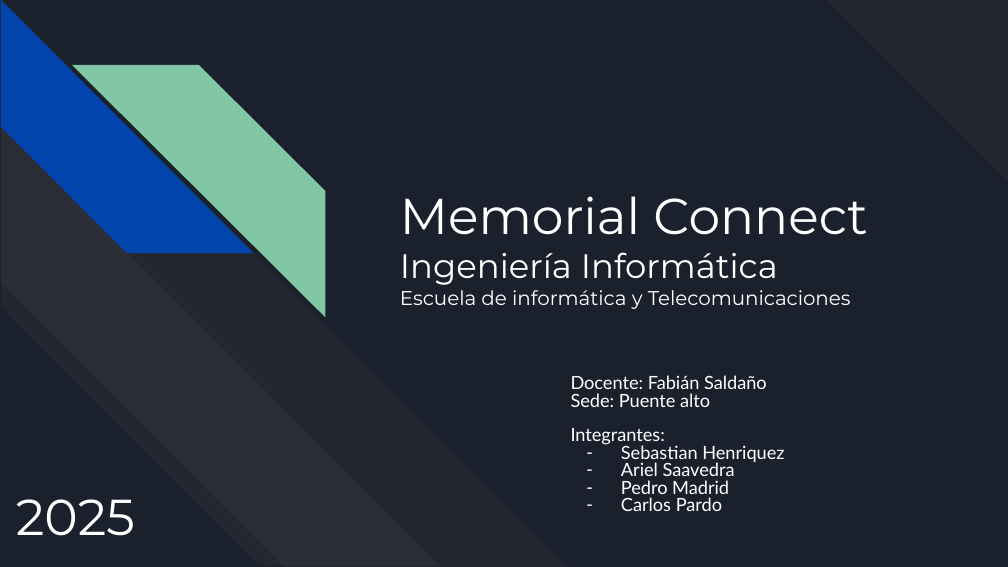
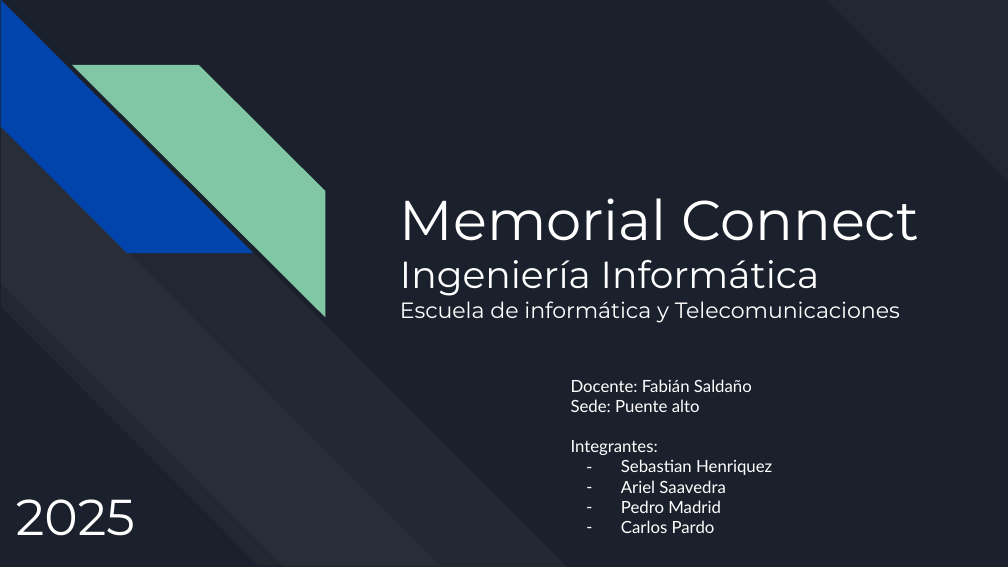
Before and after one commit to Carlos-Pardo-B/GRUPO_1_-Henriquez_Saavedra_Madrid_Pardo, a slide deck: slide 1 of Fase 1/Evidencias Grupales/Presentación Proyecto.pptx. Drawn at 1008x567 pixels with LibreOffice and Linux fonts; fonts in the diff are those of the drawing. Boxes give left, top, right and bottom in pixels: in the first picture for what was removed or moved away, otherwise in the second. Text is boxed around its words. In the diff, an @@ line names an element or a change of style, - is before the commit and + after.

```diff
--- a/Fase 1/Evidencias Grupales/Presentación Proyecto.pptx
+++ b/Fase 1/Evidencias Grupales/Presentación Proyecto.pptx
@@ title "Memorial Connect" at bbox=[400, 198, 919, 323]: size 36 to 40 pt in "Memorial Connect"; size 24.2 to 26.9 pt in "Ingeniería Informática"; size 14.2 to 15.8 pt in "Escuela de informática y Telecomunicaciones" @@
@@ subtitle "Docente: Fabián Saldaño" at bbox=[571, 379, 772, 533]: size 13 to 12 pt; line spacing 0.8 to 1 @@
```
Also in this commit, not shown: 4 other slides changed.
